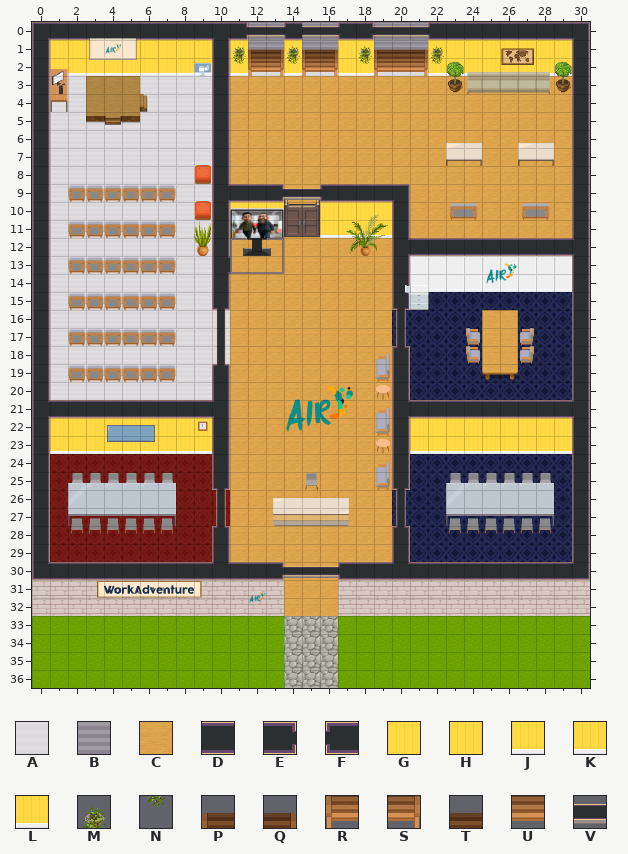
A Tiled map (JSON) gets an edit: hall.tmj. Above is the file before it was changed.
Cells are 32x32 px. Shown: x 0..30, y 0..36.
Key: from "Chunk 1": A 2, B 3, C 4, D 22, E 24, F 25, G 29, H 31 flipped left-right, J 33, K 34, L 34 flipped left-right, M 67, N 70, P 98, Q 99, R 100, S 101, T 110, U 112, V 202.
_ is an empty cell, # one hidden under a higher layer.
Layers that did not change in this view are not listed.
Layer "floor/floor1" before, first column x 15:
0 BB##BBB##_
1 BB##BBB##_
2 AA##AAA##_
3 CCCCCCCCCC
4 CCCCCCCCCC
5 CCCCCCCCCC
Layer "walls/walls1" before, first column x 15:
0 __FE___FDDD
1 __GG___HGGG
2 __JK___LJJJ
3 ___________
4 ___________
5 ___________
Layer "walls/walls2" before, first column x 14:
0 ___________
1 M___M___M__
2 N___N___N__
3 ___________
4 ___________
5 ___________
Layer "furniture/furniture2" before, first column x 16:
0 ________
1 ___PTQ__
2 ___RUS__
3 ________
4 ________
5 ________
And afterwards:
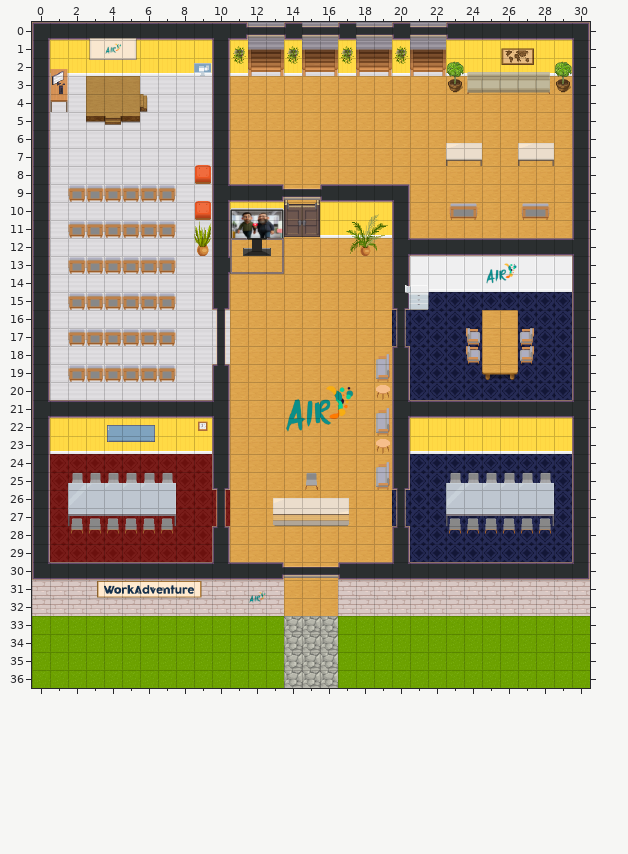
Difference:
Changed rows in their new state; . is an unchanged cell.
Layer "floor/floor1":
first column x 18:
 0 B._.B
 1 B._.B
 2 .._..
Layer "walls/walls1":
first column x 18:
 0 _.F._F
 1 _.G._.
 2 _.J._.
Layer "walls/walls2":
first column x 17:
 1 M_.M._
 2 N_.N._
Layer "furniture/furniture1":
first column x 18:
 1 PQ.PQ
 2 RS.RS
Layer "furniture/furniture2":
first column x 19:
 1 ___
 2 ___
Layer "above/above1":
first column x 18:
 0 V._.V
Pixel boxes of the changes (left, top, right, bottom) in both pictures:
changed: (341, 22, 448, 76)
